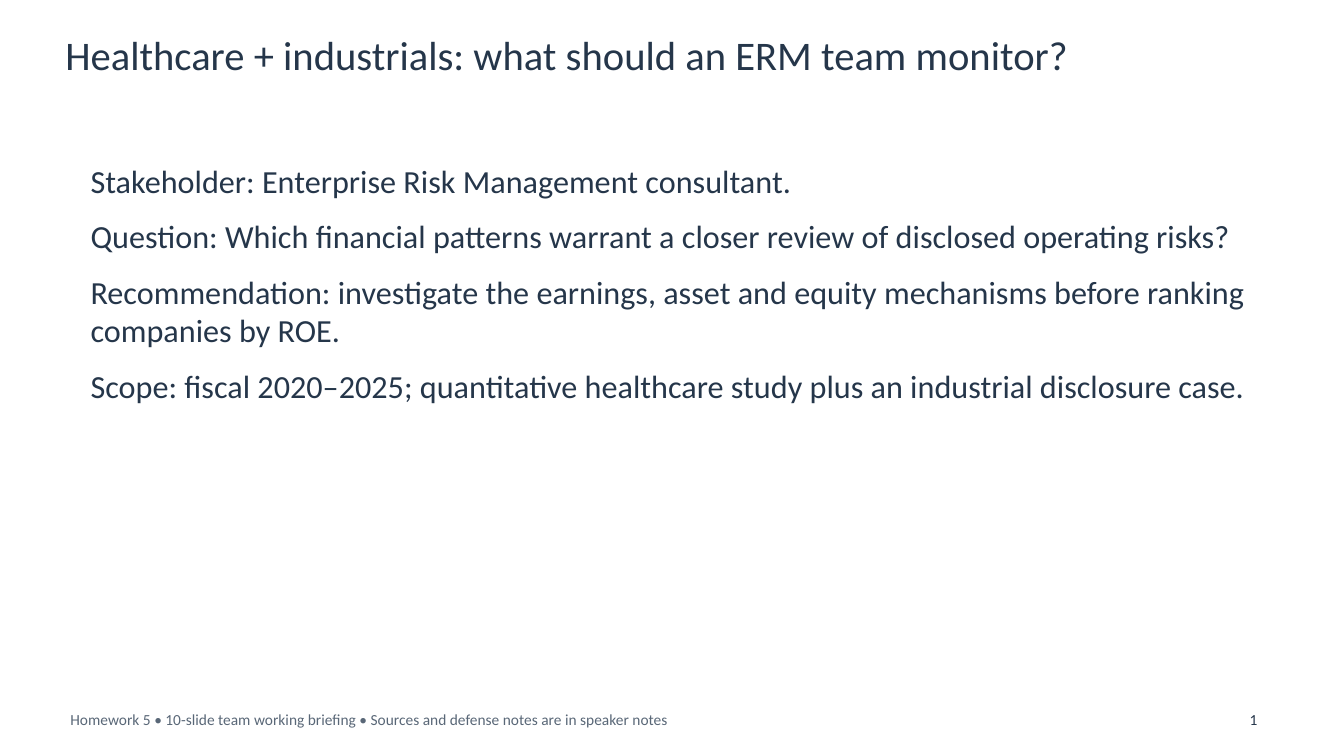
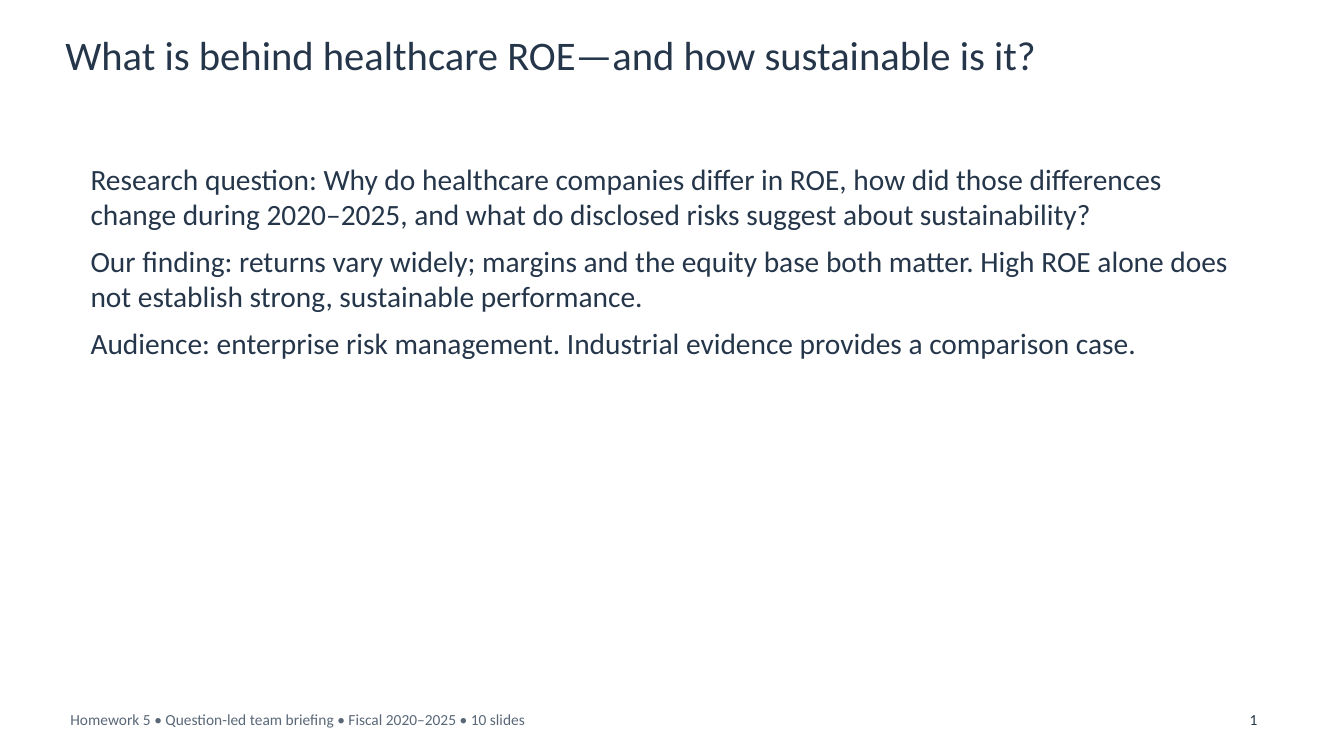
Before and after one commit to chocojawns/DA401, a slide deck: slide 1 of presentations/homework5_team/Homework5_Team_10_Slides.pptx. Drawn at 1344x756 pixels with LibreOffice and Linux fonts; fonts in the diff are those of the drawing. Boxes give left, top, right and bottom in pixels: in the first picture for what was removed or moved away, otherwise in the second. Text is boxed around its words. In the diff, an @@ line names an element or a change of style, - is before the commit and + after.

Commit message:
Frame presentation around ROE research questions and evidence-backed answers

```diff
--- a/presentations/homework5_team/Homework5_Team_10_Slides.pptx
+++ b/presentations/homework5_team/Homework5_Team_10_Slides.pptx
@@ text at [65, 41, 1036, 71]: text changed @@
-Healthcare + industrials: what should an ERM team monitor?
+What is behind healthcare ROE—and how sustainable is it?
@@ text at [91, 169, 1227, 359]: text changed; size 23 to 21 pt @@
-Stakeholder: Enterprise Risk Management consultant.
-Question: Which financial patterns warrant a closer review of disclosed operating risks?
-Recommendation: investigate the earnings, asset and equity mechanisms before ranking companies by ROE.
-Scope: fiscal 2020–2025; quantitative healthcare study plus an industrial disclosure case.
+Research question: Why do healthcare companies differ in ROE, how did those differences change during 2020–2025, and what do disclosed risks suggest about sustainability?
+Our finding: returns vary widely; margins and the equity base both matter. High ROE alone does not establish strong, sustainable performance.
+Audience: enterprise risk management. Industrial evidence provides a comparison case.
@@ text at [70, 714, 525, 728]: text changed @@
-Homework 5 • 10-slide team working briefing • Sources and defense notes are in speaker notes
+Homework 5 • Question-led team briefing • Fiscal 2020–2025 • 10 slides
```
Also in this commit, not shown: 4 other slides changed, 5 slides added, 5 slides removed, 2 other files.
